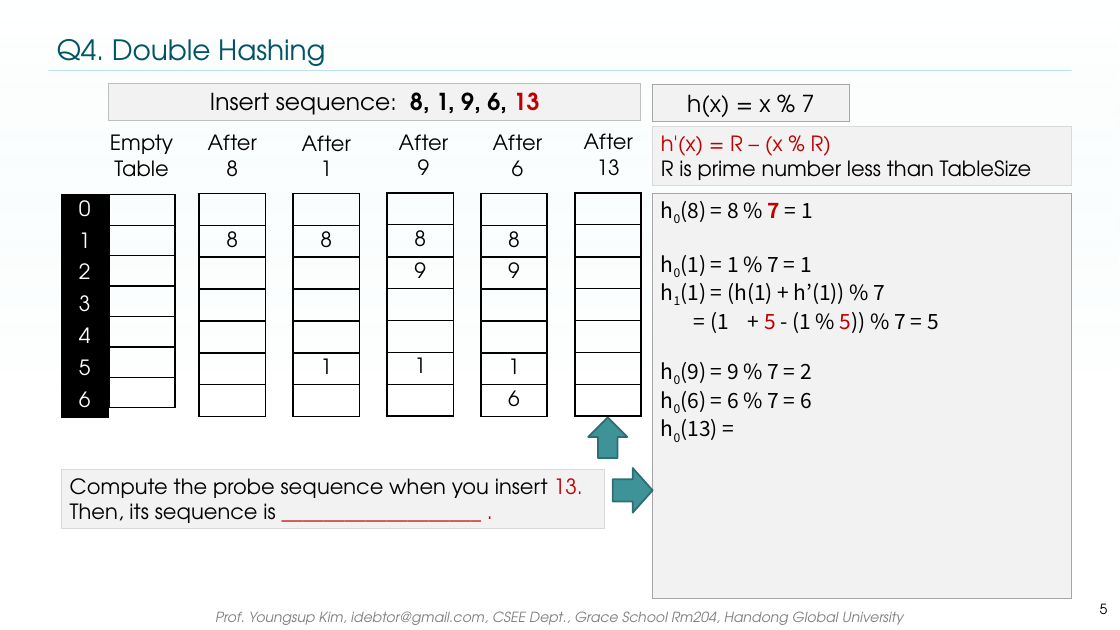
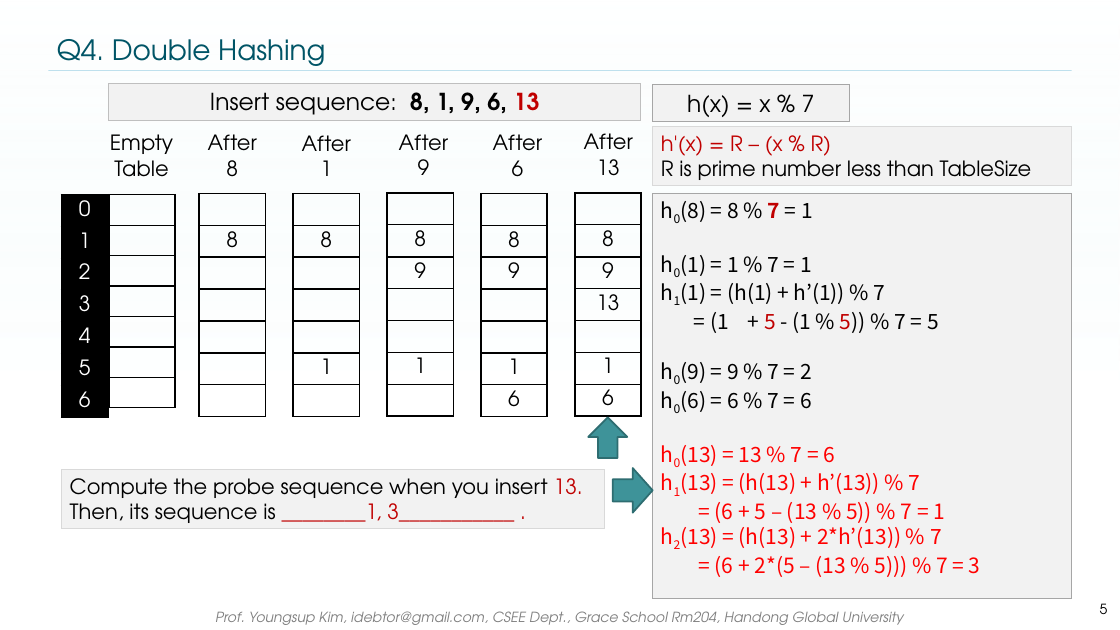
Before and after one commit to dooooooooong/DataStructure, a slide deck: slide 5 of psets/pset-final/08-1 HashingFinal.pptx. Drawn at 1120x630 pixels with LibreOffice and Linux fonts; fonts in the diff are those of the drawing; background and template pictures are left out. Boxes give left, top, right and bottom in pixels: in the first picture for what was removed or moved away, otherwise in the second. Text is boxed around its words. In the diff, an @@ line names an element or a change of style, - is before the commit and + after.

```diff
--- a/psets/pset-final/08-1 HashingFinal.pptx
+++ b/psets/pset-final/08-1 HashingFinal.pptx
@@ table at (575, 193, 641, 416) @@
+row 2: 8
+row 3: 9
+row 4: 13
-row 3: 
-row 4: 
-row 5: 
-row 6: 
-row 7: 
+row 6: 1
+row 7: 6
@@ text in rectangle at (680, 445, 981, 577): text changed; text colour #000000 to #FF0000 @@
-h0(13) =
+h0(13) = 13 % 7 = 6
+h1(13) = (h(13) + h’(13)) % 7
+= (6 + 5 – (13 % 5)) % 7 = 1
+h2(13) = (h(13) + 2*h’(13)) % 7
+= (6 + 2*(5 – (13 % 5))) % 7 = 3
@@ text in rectangle at (70, 503, 514, 523): text changed @@
-Then, its sequence is ___________________ .
+Then, its sequence is ________1, 3___________ .
```
Also in this commit, not shown: 7 other slides changed, 11 other files.
